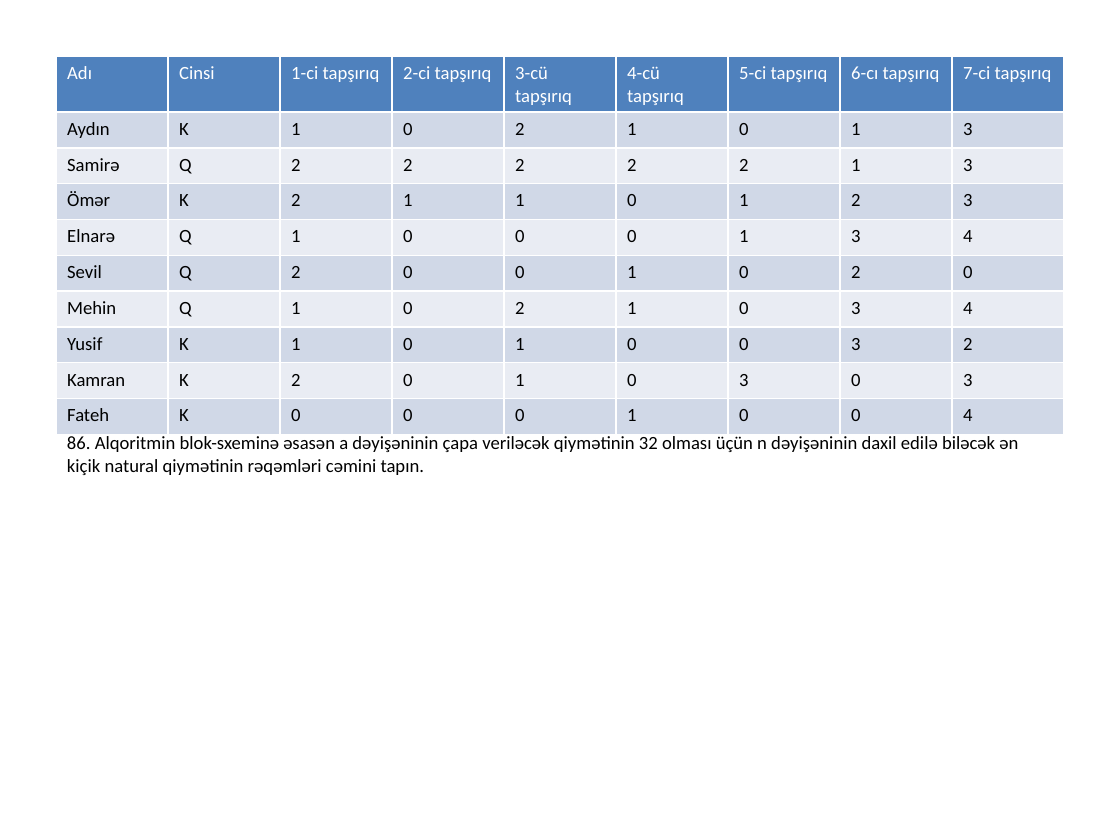
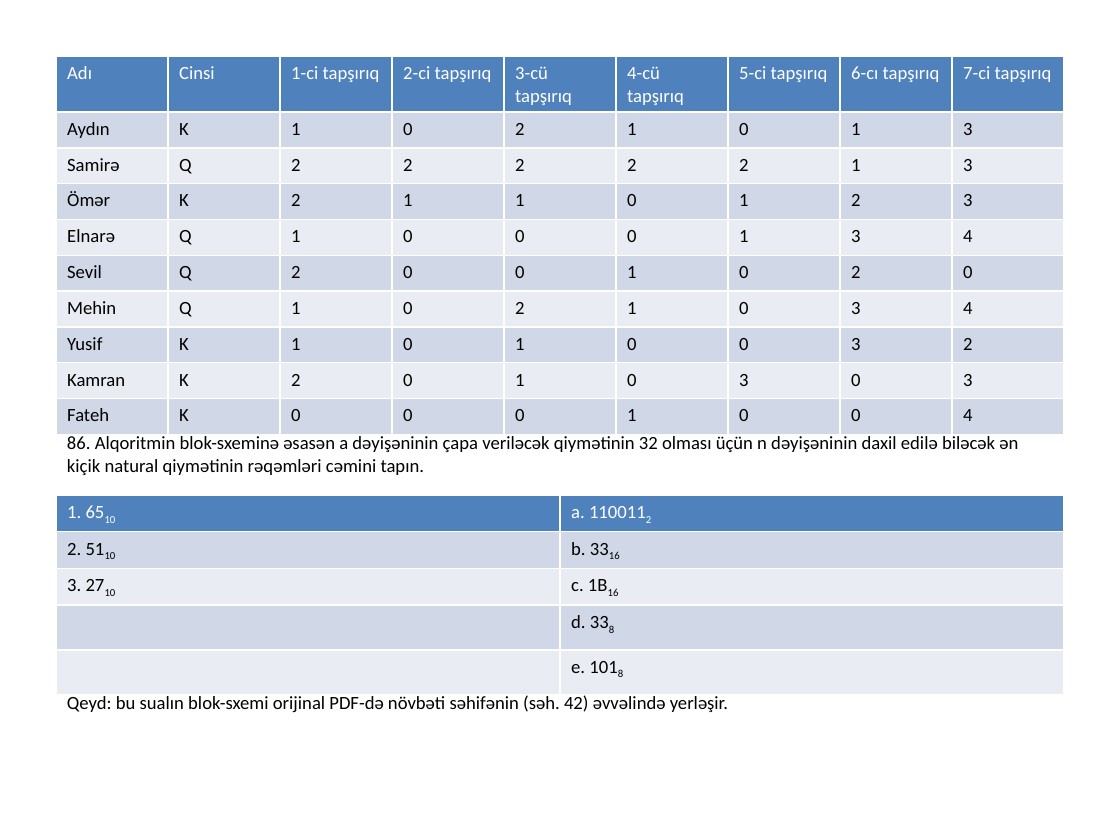
Before and after one commit to Murad683/Vectorizer, a slide deck: slide 6 of samples/output/full_document.pptx. Drawn at 1120x840 pixels with LibreOffice and Linux fonts; fonts in the diff are those of the drawing. Boxes give left, top, right and bottom in pixels: in the first picture for what was removed or moved away, otherwise in the second. Text is boxed around its words. In the diff, an @@ line names an element or a change of style, - is before the commit and + after.

```diff
--- a/samples/output/full_document.pptx
+++ b/samples/output/full_document.pptx
@@ table added at (x1=56, y1=495, x2=1064, y2=685), 5 rows, 2 columns @@
+1. 6510 | a. 1100112
+2. 5110 | b. 3316
+3. 2710 | c. 1B16
+ | d. 338
+ | e. 1018
@@ text added at (x1=67, y1=695, x2=728, y2=712), 12 pt, text #000000 @@
+Qeyd: bu sualın blok-sxemi orijinal PDF-də növbəti səhifənin (səh. 42) əvvəlində yerləşir.
```
Also in this commit, not shown: 2 slides removed, 10 other files.
